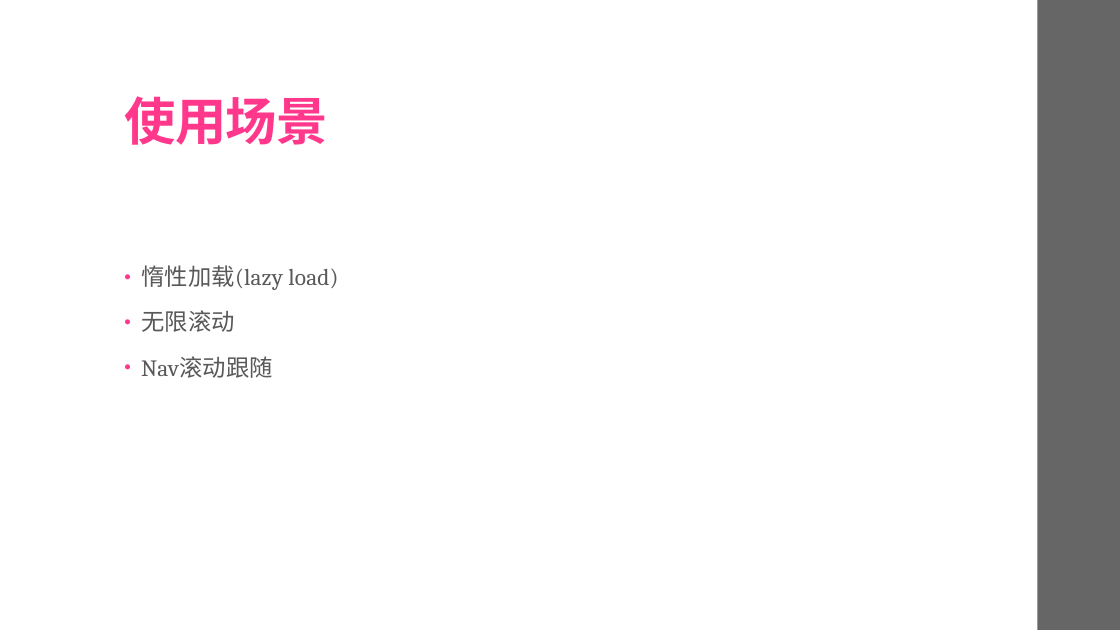
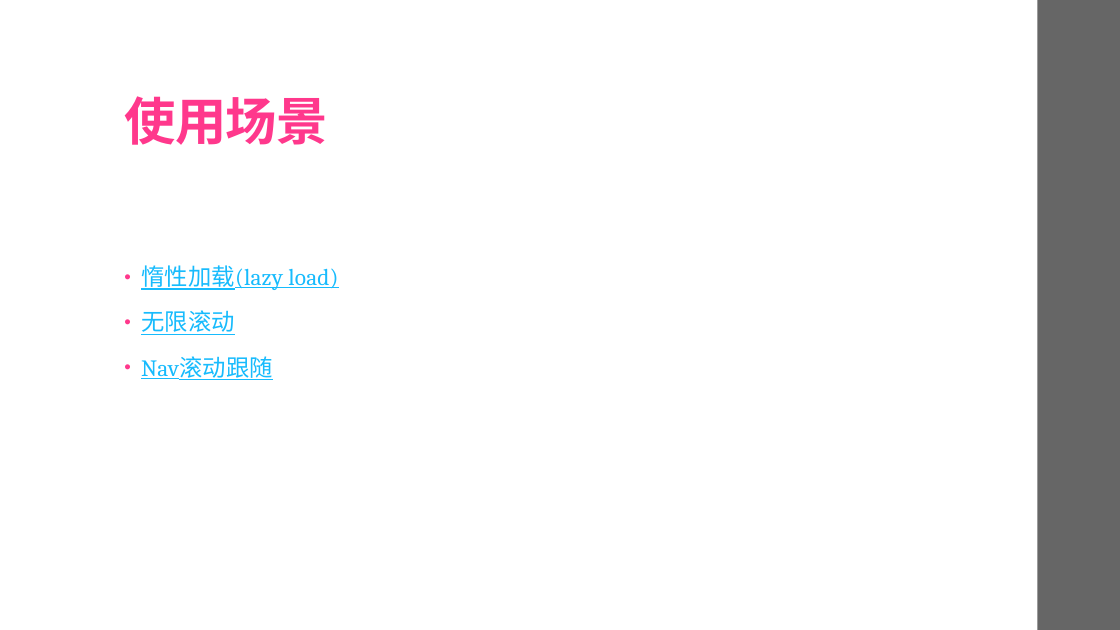
Before and after one commit to uaoin/IntersectionObserver-API, a slide deck: slide 5 of IntersectionObserver.pptx. Drawn at 1120x630 pixels with LibreOffice and Linux fonts; fonts in the diff are those of the drawing. Boxes give left, top, right and bottom in pixels: in the first picture for what was removed or moved away, otherwise in the second. Text is boxed around its words. In the diff, an @@ line names an element or a change of style, - is before the commit and + after.

```diff
--- a/IntersectionObserver.pptx
+++ b/IntersectionObserver.pptx
@@ text "惰性加载(lazy load)" at (x1=141, y1=265, x2=338, y2=380): text colour #595959 to #17BBFD, underline on @@
```
Also in this commit, not shown: 10 other slides changed.
